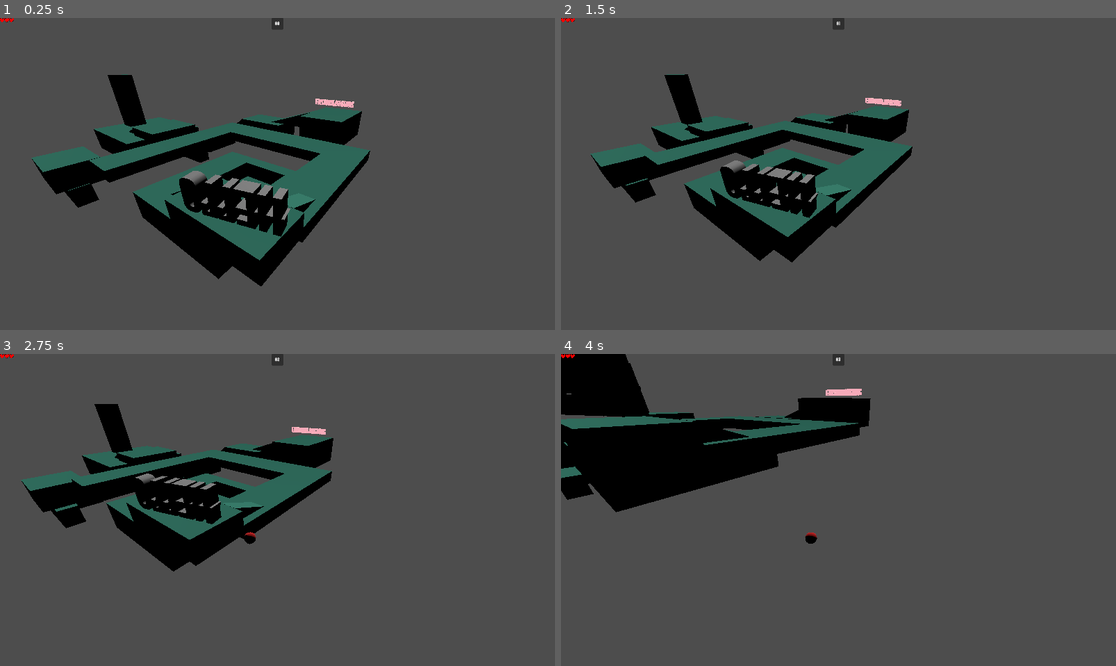
Above: before the commit, frames 1-4 (two rows, left to right).
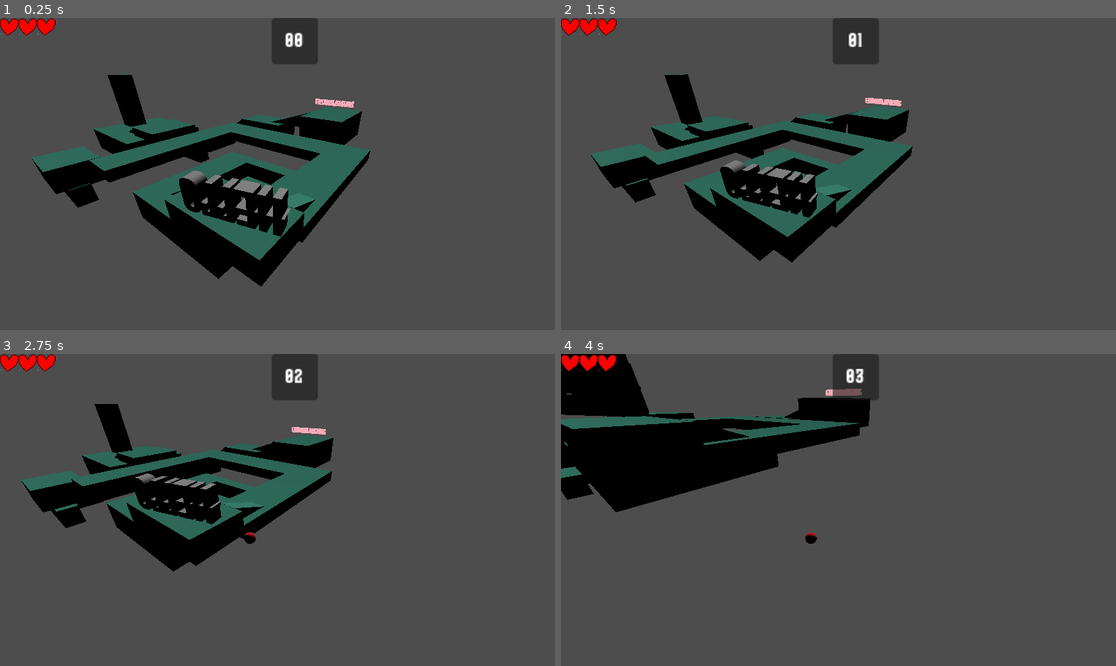
Above: after the commit, the same moments.

Repository: leon-arndt/InnoEngineJam2023
Game: Godot game, scene res://main.tscn
Two runs of this game, one before a commit and one after it. Both use one fixed random seed, a clock stepped at 60 frames per second and the inputs below.
Inputs:
- Up to frame 1 (0.25 s): no input
- Up to frame 2 (1.5 s): tap Enter at 0.5 s; hold Right (move_right) 0.53-1.28 s; hold Down (move_backward) from 1.28 s (still down)
- Up to frame 3 (2.75 s): release Down (move_backward) at 2.03 s; hold Right (move_right) from 2.03 s (still down)
- Up to frame 4 (4 s): release Right (move_right) at 2.78 s; hold Up (move_forward) 2.78-3.53 s; hold Left (move_left) from 3.53 s (still down)

The runs differ from the first frame. In frame 1, 1.5% of the frame differs, in the area x 0-58%, y 0-15%; in frame 2, 1.5%; in frame 3, 1.5%; in frame 4, 1.4%.

Commit message:
scale UI to be bigger

Diff:
--- a/scenes/ui.tscn
+++ b/scenes/ui.tscn
@@ -18,6 +18,7 @@
 anchors_preset = 0
 offset_right = 40.0
 offset_bottom = 40.0
+scale = Vector2(4, 4)
 
 [node name="Hearts" type="TextureRect" parent="CanvasLayer/Control"]
 layout_mode = 0
@@ -36,6 +37,7 @@
 offset_right = 20.0
 offset_bottom = 40.0
 grow_horizontal = 2
+scale = Vector2(4, 4)
 script = ExtResource("2_hbkjf")
 
 [node name="SecondsLeft" type="Label" parent="CanvasLayer/Panel"]
Not shown: 1 places in main.tscn that only renumber resources
